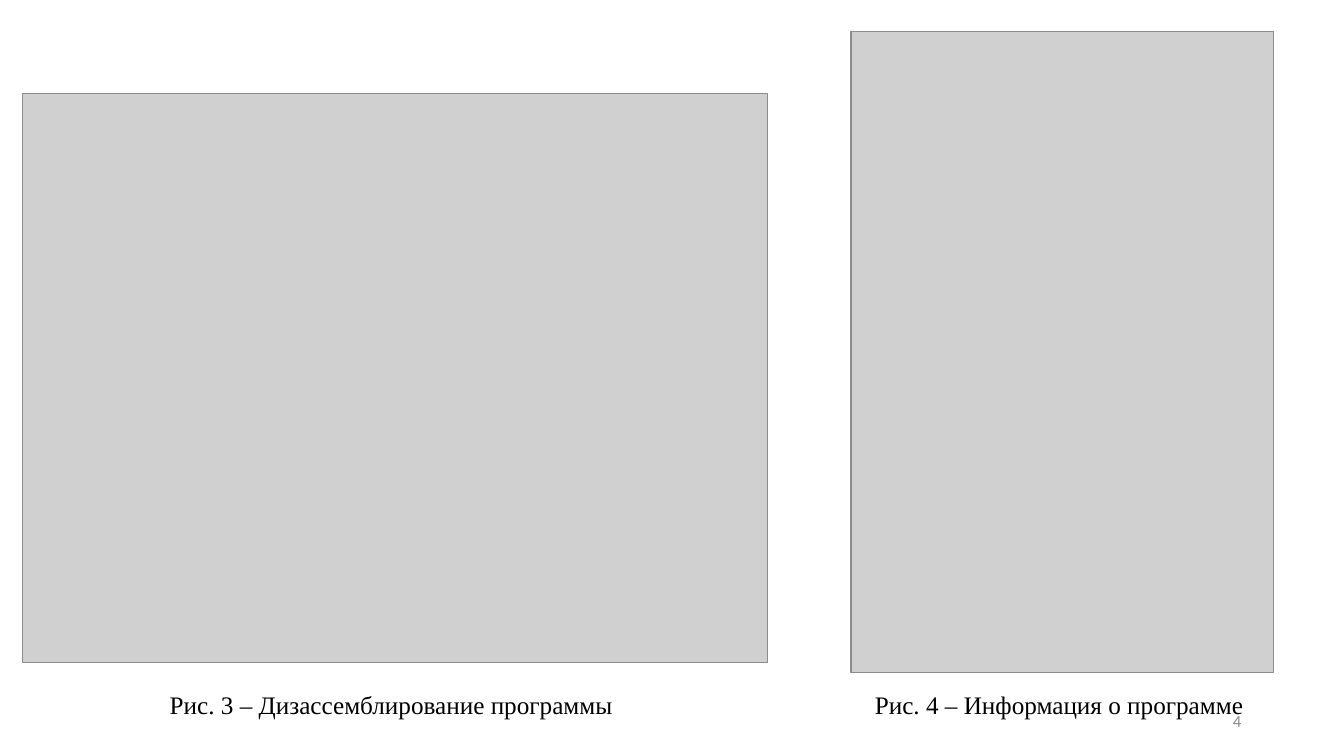
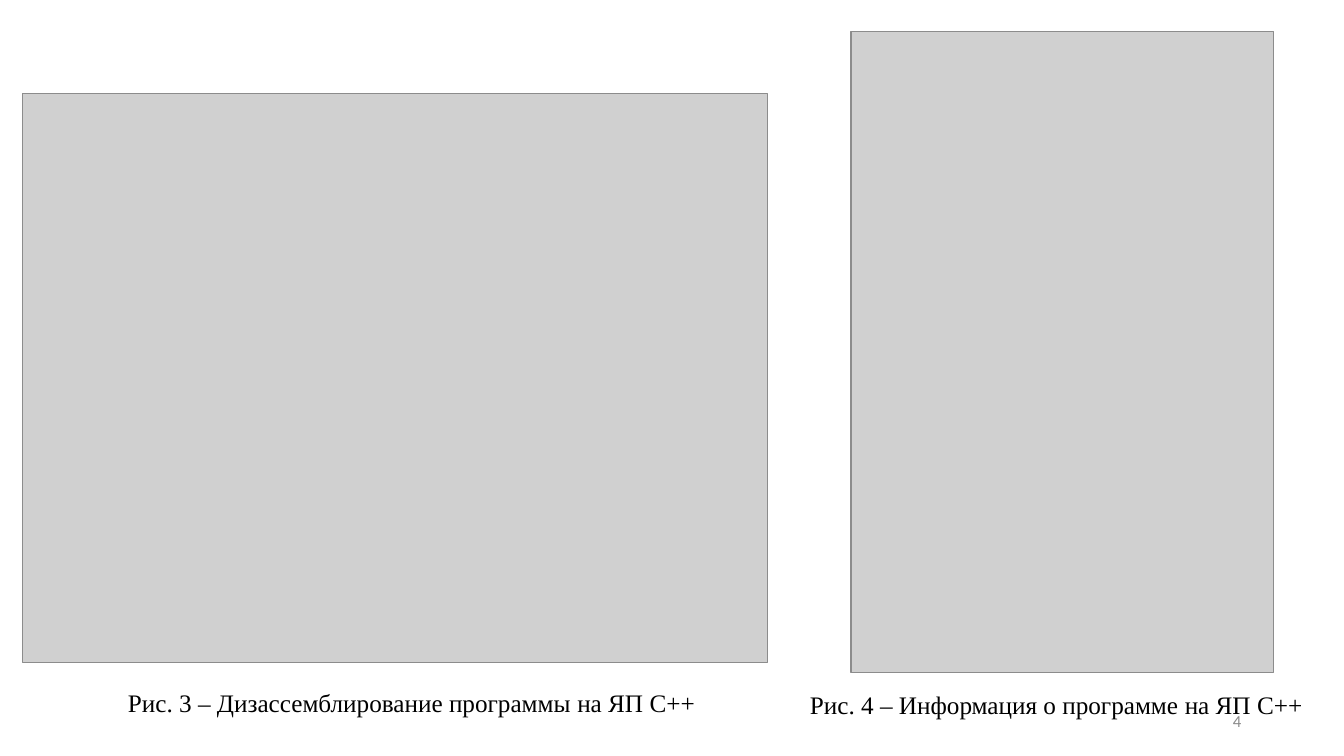
Before and after one commit to RomanKostin/Reverse_Engineering_Blinskii_Kostin_TKI-341, a slide deck: slide 4 of lab1/Лр1_Энтропия.pptx. Drawn at 1344x756 pixels with LibreOffice and Linux fonts; fonts in the diff are those of the drawing; grey boxes stand for pictures; background and template pictures are left out. Boxes give left, top, right and bottom in pixels: in the first picture for what was removed or moved away, otherwise in the second. Text is boxed around its words. In the diff, an @@ line names an element or a change of style, - is before the commit and + after.

```diff
--- a/lab1/Лр1_Энтропия.pptx
+++ b/lab1/Лр1_Энтропия.pptx
@@ text at [128,694,695,718]: text changed @@
-Рис. 3 – Дизассемблирование программы
+Рис. 3 – Дизассемблирование программы на ЯП C++
@@ text at [810,696,1302,720]: text changed @@
-Рис. 4 – Информация о программе
+Рис. 4 – Информация о программе на ЯП C++
```
Also in this commit, not shown: 12 other slides changed, 1 slide added.
